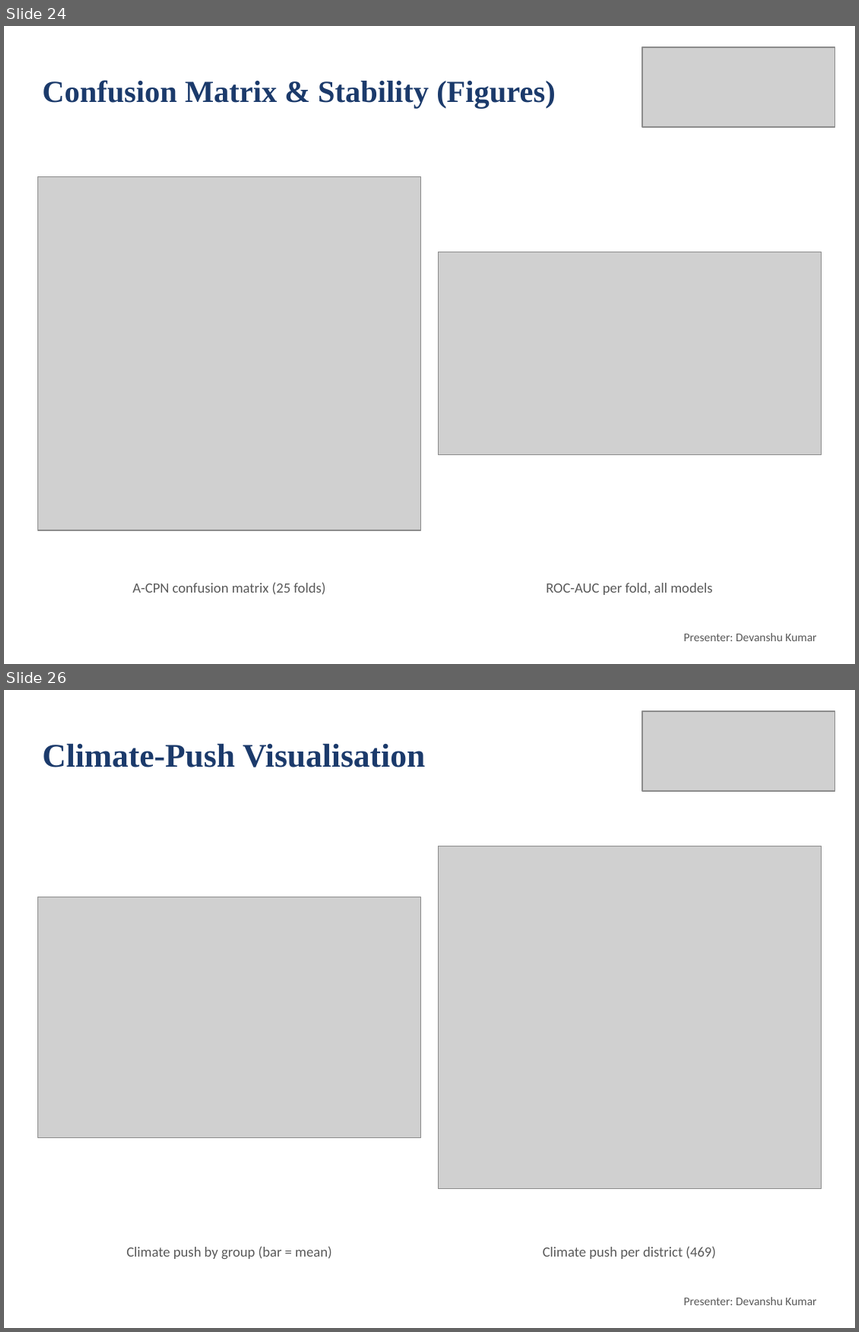
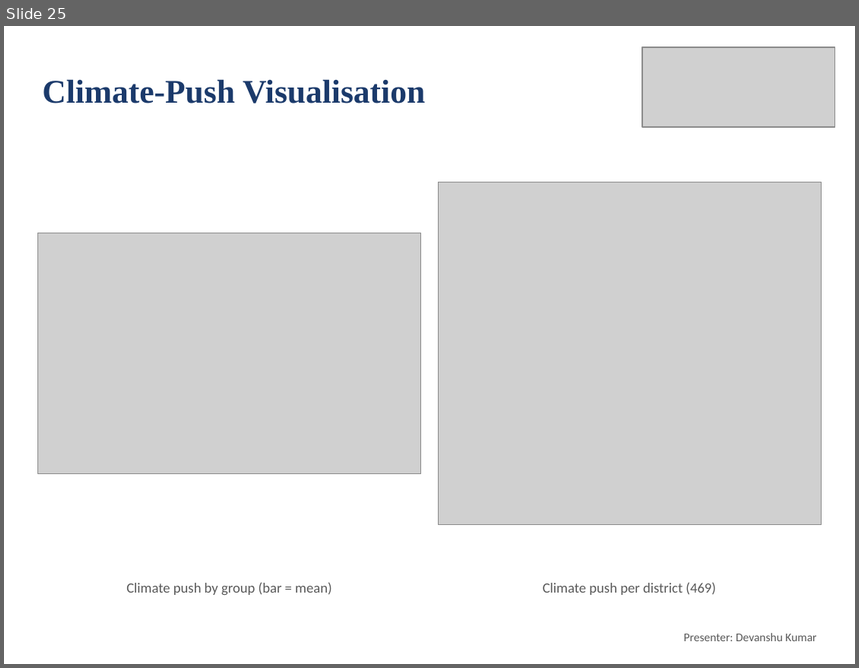
Before and after one commit to deepankarkumar1310/hadoop-ml-algorithm-, a slide deck: docs/Review2_Deck.pptx. Shown one above the other, each under a label of ours: slides 24 and 26 before the commit, slide 25 after it; the slides between them are not shown. The pictures are 859x1332 and 859x668 pixels, drawn with LibreOffice and Linux fonts; fonts in the diff are those of the drawing; grey boxes stand for pictures. Boxes give left, top, right and bottom in pixels: in the first picture for what was removed or moved away, otherwise in the second. Text is boxed around its words. In the diff, an @@ line names an element or a change of style, - is before the commit and + after.

```diff
--- a/docs/Review2_Deck.pptx
+++ b/docs/Review2_Deck.pptx
@@ slide 24 removed at (4, 26, 855, 664), background #FFFFFF @@
@@ picture removed at (642, 47, 835, 127) @@
@@ title removed at (42, 80, 555, 108) @@
-Confusion Matrix & Stability (Figures)
@@ picture removed at (38, 176, 421, 531) @@
@@ picture removed at (438, 252, 821, 456) @@
@@ text removed at (132, 582, 325, 595) @@
-A-CPN confusion matrix (25 folds)
@@ text removed at (546, 583, 712, 595) @@
-ROC-AUC per fold, all models
@@ text removed at (684, 633, 816, 642) @@
-Presenter: Devanshu Kumar
@@ what was slide 26 is now slide 25 @@
```
Also in this commit, not shown: 9 slides changed, 3 slides added, 3 other files.
